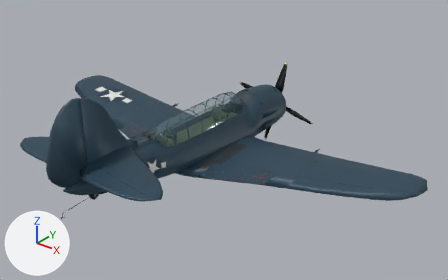
One commit to the glTF model assets/aircraft/sb2c-4-helldiver/generated/model-lod2.glb: the scene before it, then after it.
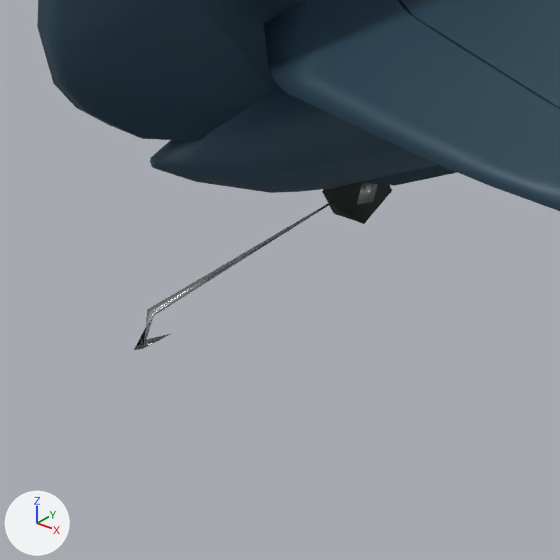
There are two pictures of each version: one whole from a 50 mm camera at (12.74, -14.01, 9.45) aimed at (1.03, 0.63, 0.38), one close up on the part from 9% to 28% of the width and 60% to 89% of the height. The axes (+X, +Y, +Z) are drawn at lower left. The lights are the same throughout. The older version's two pictures come first. Where no turn or scale is listed for an object, it has been applied to the vertices. Vertices at exactly the same position are counted once.

The first close-up shows 'aircraft.root.mesh', 'arrestor.hook.mesh', 'control.elevator.starboard.mesh', 'control.rudder.mesh', 'gear.tail.mesh'.
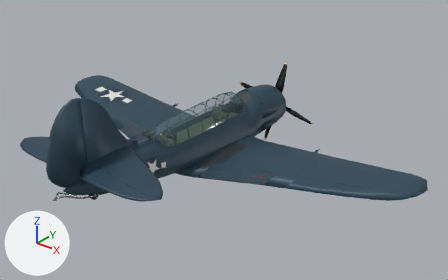
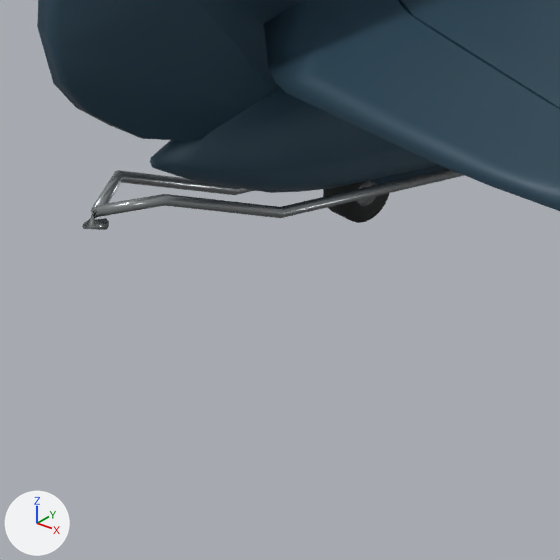
Pixel boxes (x1, y1, x2, y2) of what changed, in the close-ups (560 x 560 px):
'arrestor.hook.mesh', reshaped
    before: (134, 201, 333, 350)
    after: (82, 168, 464, 230)
part 1 of me_arrestor_hook_001, added
    after: (82, 168, 464, 230)
part 2 of me_arrestor_hook_001, deleted
    before: (134, 201, 333, 350)

The change in detail:
me_arrestor_hook_001 is used by ob_arrestor_hook_mesh; location (0.0, 0.0, 0.0).
me_arrestor_hook_001 had 8 vertices, 12 faces and spanned x -0.025..0.027, y -5.388..-4.025, z -0.12..0.121.
me_arrestor_hook_001 now has 120 vertices, 224 faces and spans x -0.2..0.2, y -5.551..-3.456, z -0.053..0.635.
me_arrestor_hook_001 part 1: 120 vertices added at x -0.2..0.2, y -5.551..-3.456, z -0.053..0.635.
me_arrestor_hook_001 part 2: 8 vertices removed from x -0.025..0.027, y -5.388..-4.025, z -0.12..0.121.
